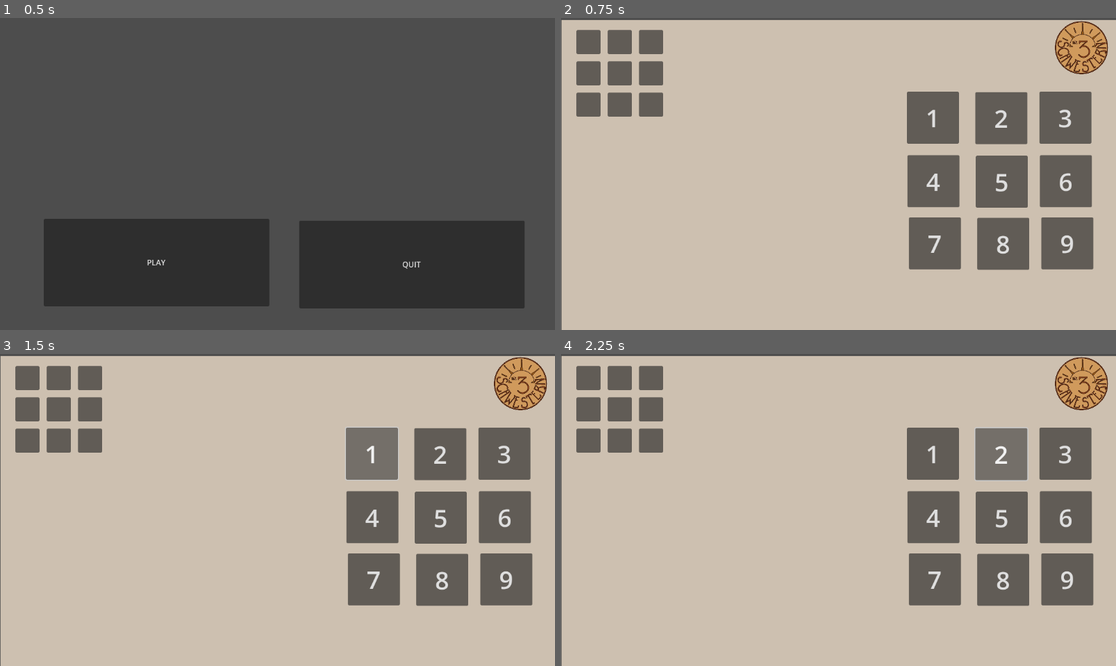
Above: before the commit, frames 1-4 (two rows, left to right).
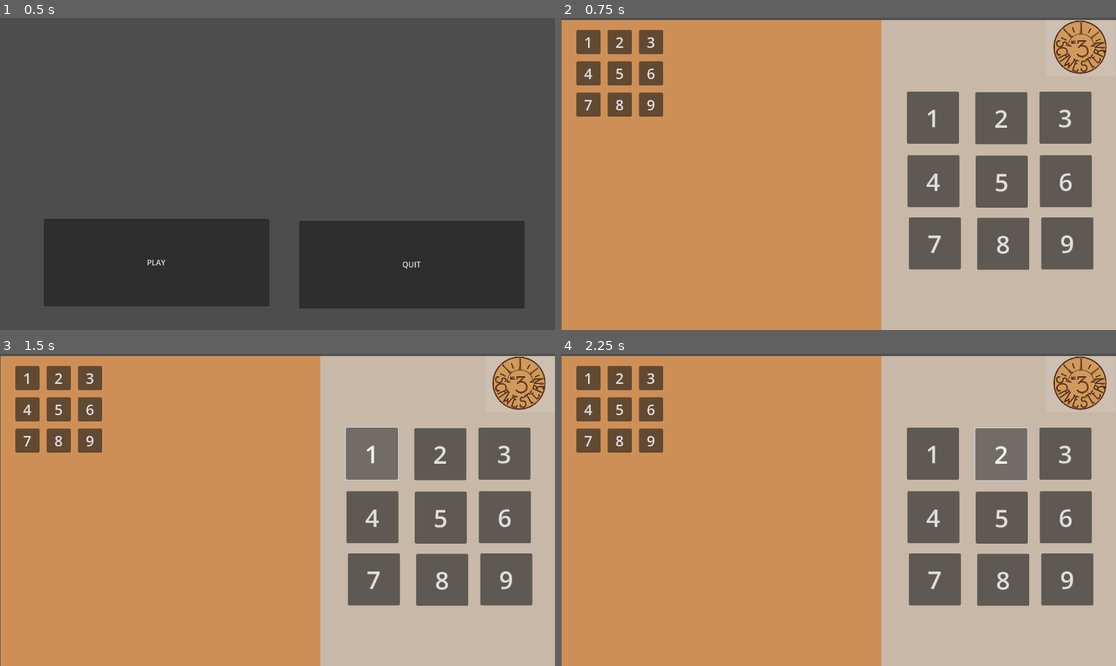
Above: after the commit, the same moments.

Repository: BorkerBrother/Sudoku
Game: Godot game, scene res://main.tscn
Two runs of this game, one before a commit and one after it. Both use one fixed random seed, a clock stepped at 60 frames per second and the inputs below.
Inputs:
- Up to frame 1 (0.5 s): no input
- Up to frame 2 (0.75 s): click "PLAY" at 0.5 s
- Up to frame 3 (1.5 s): click "1" at 1.25 s
- Up to frame 4 (2.25 s): click "2" at 2 s

Frame 1 is identical in both runs. In frame 2, 58% of the frame differs, in the area x 0-99%, y 0-100%; in frame 3, 58%; in frame 4, 58%.
Error before the commit: Attempt to call function 'get_children' in base 'null instance' on a null instance. (res://Button_Sudoku.gd:37)

Commit message:
Get Children (Button)

Diff:
--- a/Button_Sudoku.gd
+++ b/Button_Sudoku.gd
@@ -5,7 +5,7 @@
 
 # Called when the node enters the scene tree for the first time.
 func _ready():
-		set_numbers()
+	set_numbers()
 
 # Called every frame. 'delta' is the elapsed time since the previous frame.
 func _process(delta):
@@ -33,9 +33,13 @@
 
 func set_numbers():
 
-	var gridContainer = $HBoxContainer/VBoxContainer/Quadranten/Quadrant1
-	print(gridContainer.get_children())
+	var gridContainer = $"/root/World/HBoxContainer/VBoxContainer/Quadranten/Quadrant1"
 
+
+	var children = gridContainer.get_children()
+	for i in range(1,10):
+		var button = children[i-1]
+		button.text = str(i)
 #
 #	for i in range(0,8):
 #		var row = int(i/9)
@@ -47,7 +51,4 @@
 #		var gridContainer = $HBoxContainer/VBoxContainer/Quadranten/Quadrant1
 #		print(gridContainer.get_children())
 #
-#
-#
-#
 #		var square1 = ["00", "01", "02", "03", "04", "05", "06", "07", "08"]
--- a/world.tscn
+++ b/world.tscn
@@ -21,14 +21,14 @@
 offset_top = 4.0
 offset_right = 666.0
 offset_bottom = 649.0
-color = Color(0.803922, 0.752941, 0.690196, 1)
+color = Color(0.807843, 0.560784, 0.341176, 1)
 
 [node name="Eingabe" type="ColorRect" parent="."]
 offset_left = 665.0
 offset_top = 4.0
 offset_right = 1152.0
 offset_bottom = 649.0
-color = Color(0.803922, 0.752941, 0.690196, 1)
+color = Color(0.780392, 0.721569, 0.658824, 1)
 
 [node name="Button" type="Button" parent="Eingabe"]
 layout_mode = 0
@@ -196,7 +196,7 @@
 script = ExtResource("11_csa1k")
 
 [node name="3Schwestern" type="Sprite2D" parent="."]
-position = Vector2(1082, 64.0001)
+position = Vector2(1079, 63)
 scale = Vector2(0.1, 0.1)
 texture = ExtResource("12_icmpl")
 
